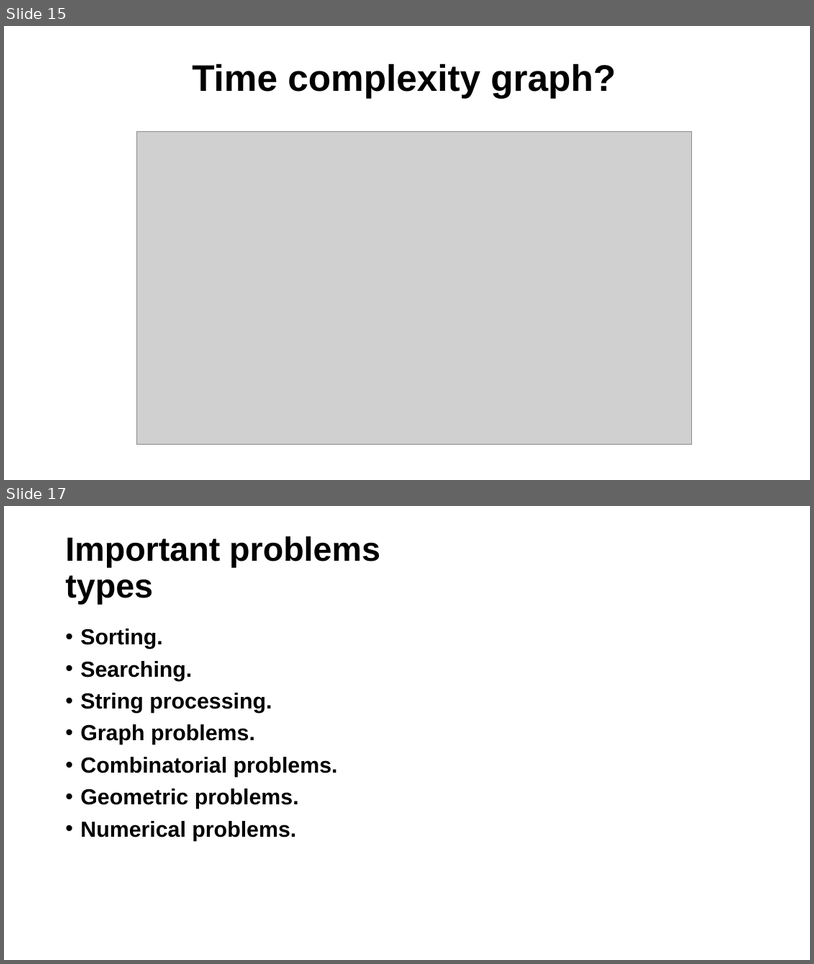
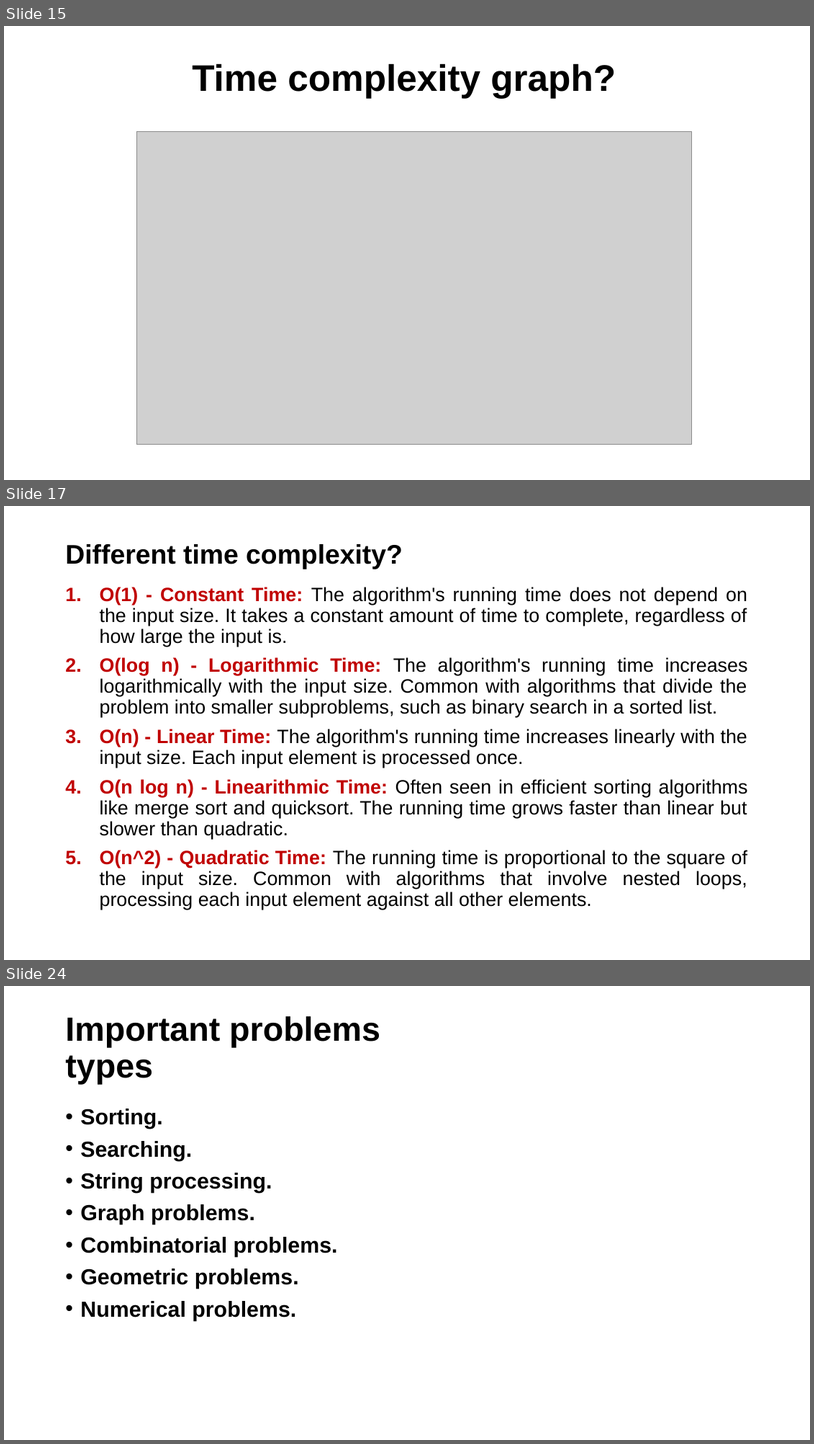
Before and after one commit to alaminbhuyan/DSA-In-Python, a slide deck: Design & Analysis Of Algorithm PDF/DAA.pptx. Shown one above the other, each under a label of ours: slides 15 and 17 before the commit, slides 15, 17 and 24 after it; the slides between them are not shown. The pictures are 814x964 and 814x1444 pixels, drawn with LibreOffice and Linux fonts; fonts in the diff are those of the drawing; grey boxes stand for pictures. Boxes give left, top, right and bottom in pixels: in the first picture for what was removed or moved away, otherwise in the second. Text is boxed around its words. In the diff, an @@ line names an element or a change of style, - is before the commit and + after.

```diff
--- a/Design & Analysis Of Algorithm PDF/DAA.pptx
+++ b/Design & Analysis Of Algorithm PDF/DAA.pptx
@@ slide 17 added at (4, 506, 810, 960), background #FFFFFF @@
@@ title added at (65, 544, 403, 569), 32 pt, text #000000, bold @@
+Different time complexity?
@@ text added at (100, 587, 748, 909), 23 pt, text #000000 @@
+1. O(1) - Constant Time: The algorithm's running time does not depend on the input size. It takes a constant amount of time to complete, regardless of how large the input is.
+2. O(log n) - Logarithmic Time: The algorithm's running time increases logarithmically with the input size. Common with algorithms that divide the problem into smaller subproblems, such as binary search in a sorted list.
+3. O(n) - Linear Time: The algorithm's running time increases linearly with the input size. Each input element is processed once.
+4. O(n log n) - Linearithmic Time: Often seen in efficient sorting algorithms like merge sort and quicksort. The running time grows faster than linear but slower than quadratic.
+5. O(n^2) - Quadratic Time: The running time is proportional to the square of the input size. Common with algorithms that involve nested loops, processing each input element against all other elements.
@@ what was slide 17 is now slide 24 @@
```
Also in this commit, not shown: 1 slide changed, 7 other slides added, 1 other file.
